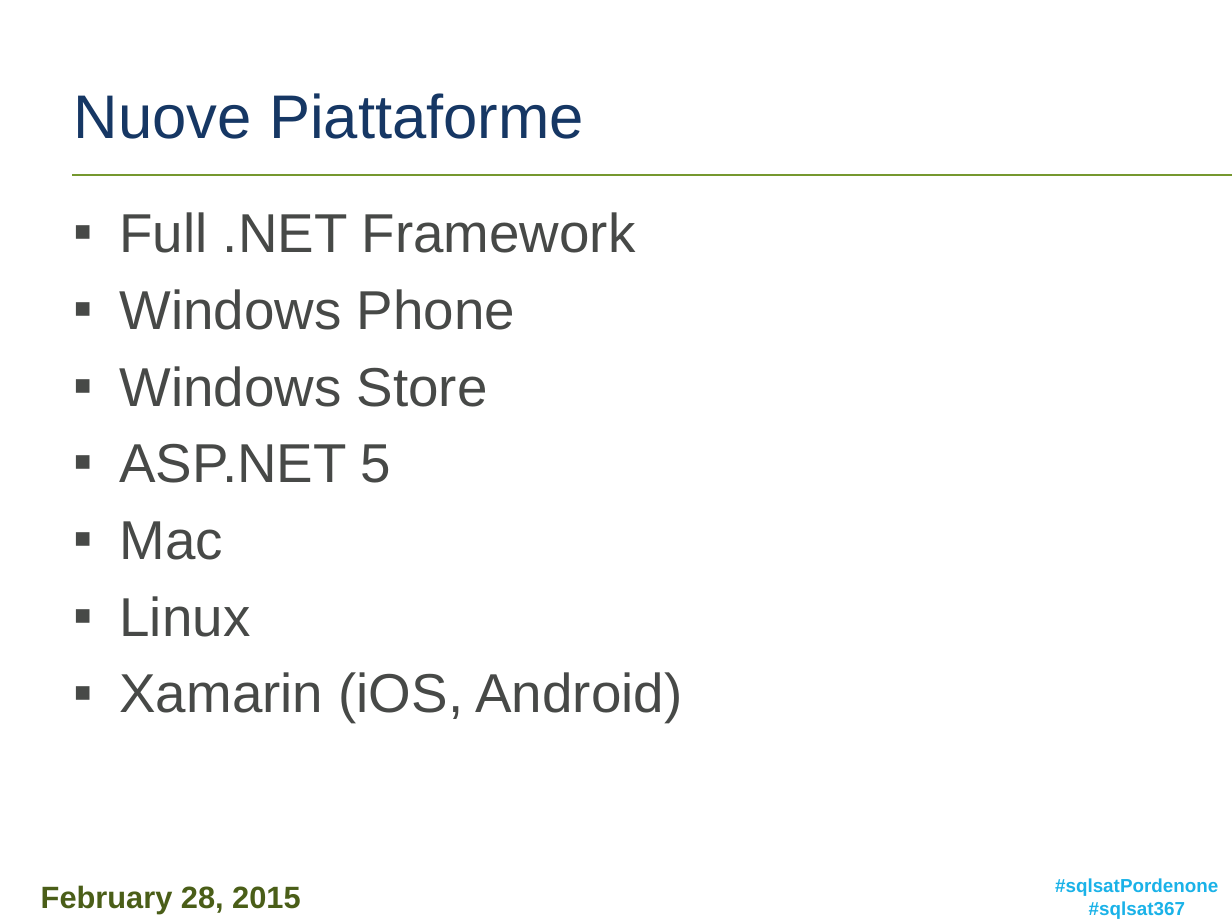
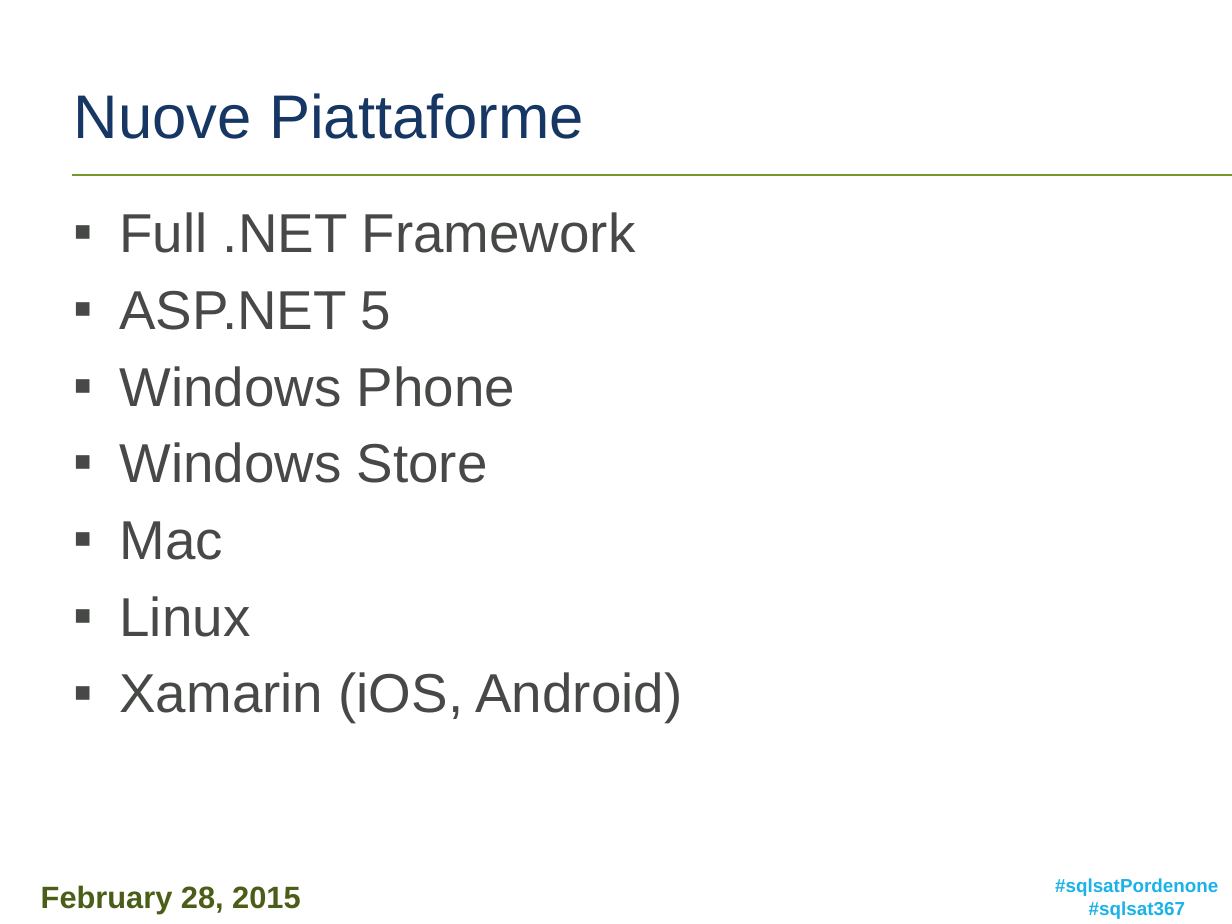
Before and after one commit to micdenny/Demo-EF7, a slide deck: slide 7 of MDEF02 - Entity Framework 7 Back To The Future.pptx. Drawn at 1232x924 pixels with LibreOffice and Linux fonts; fonts in the diff are those of the drawing; background and template pictures are left out. Boxes give left, top, right and bottom in pixels: in the first picture for what was removed or moved away, otherwise in the second. Text is boxed around its words. In the diff, an @@ line names an element or a change of style, - is before the commit and + after.

```diff
--- a/MDEF02 - Entity Framework 7 Back To The Future.pptx
+++ b/MDEF02 - Entity Framework 7 Back To The Future.pptx
@@ text at [120,290,391,330]: paragraph added @@
+▪ ASP.NET 5
@@ text at [120,443,391,483]: paragraph removed @@
-▪ ASP.NET 5
```
Also in this commit, not shown: 4 other slides changed.
